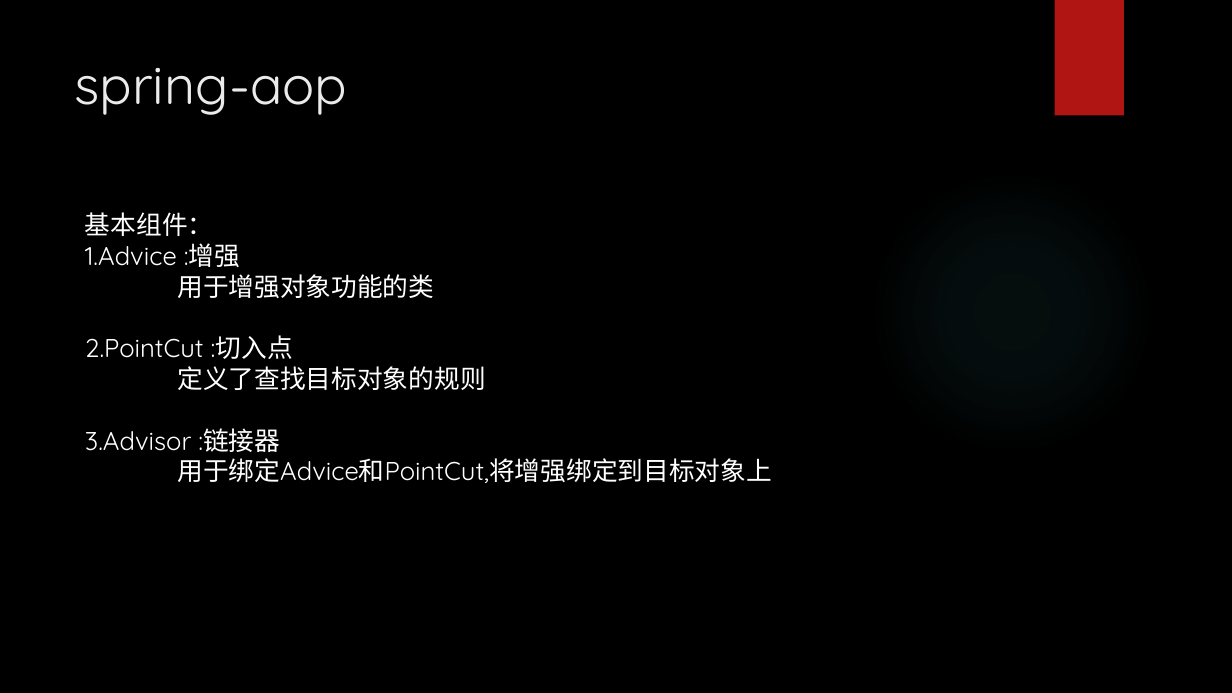
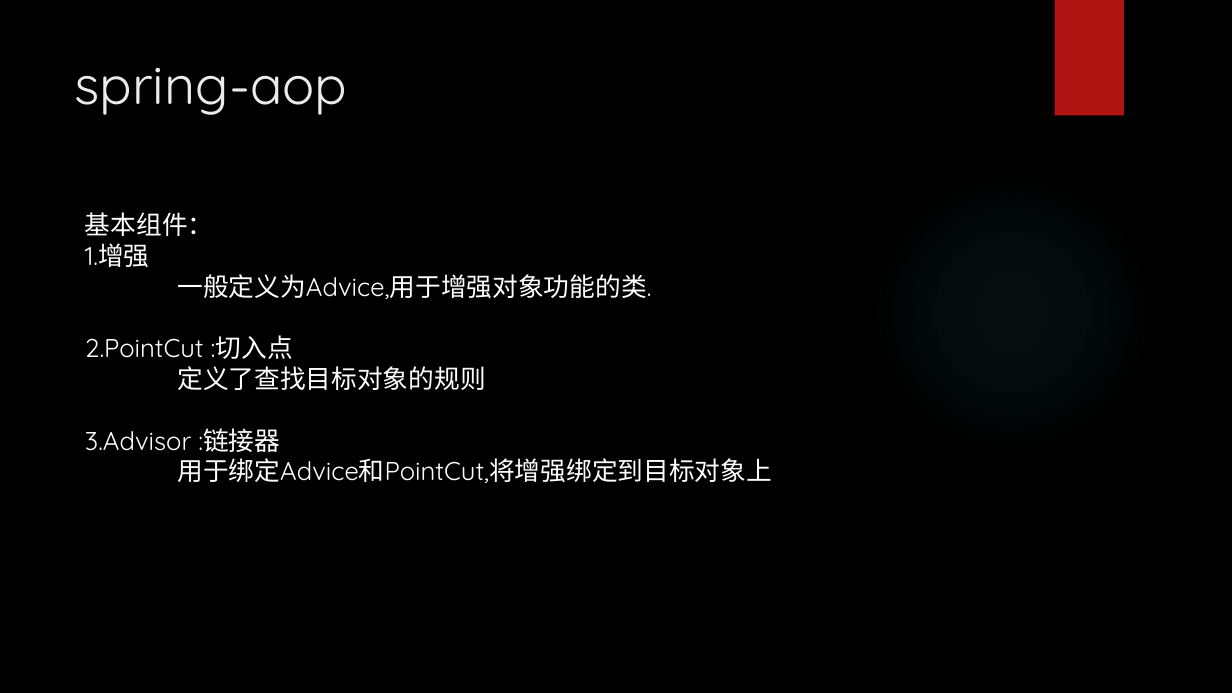
Before and after one commit to liuniudun/doc, a slide deck: slide 2 of Spring-aop.pptx. Drawn at 1232x693 pixels with LibreOffice and Linux fonts; fonts in the diff are those of the drawing; background and template pictures are left out. Boxes give left, top, right and bottom in pixels: in the first picture for what was removed or moved away, otherwise in the second. Text is boxed around its words. In the diff, an @@ line names an element or a change of style, - is before the commit and + after.

```diff
--- a/Spring-aop.pptx
+++ b/Spring-aop.pptx
@@ text at (85,243,651,299): text changed @@
-1.Advice :增强
-用于增强对象功能的类
+1.增强
+一般定义为Advice,用于增强对象功能的类.
```
Also in this commit, not shown: 1 other slide changed, 10 slides added, 1 other file.
